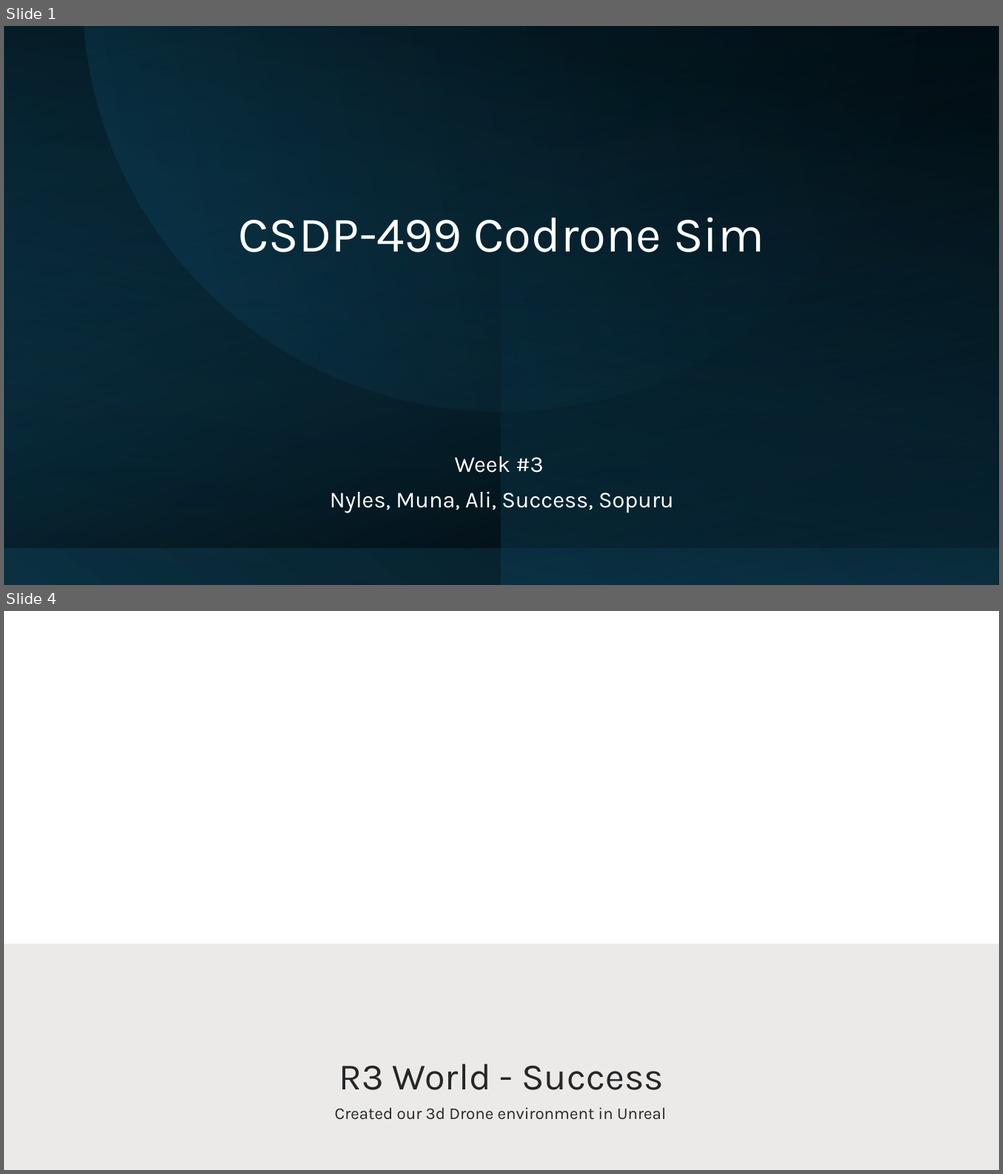
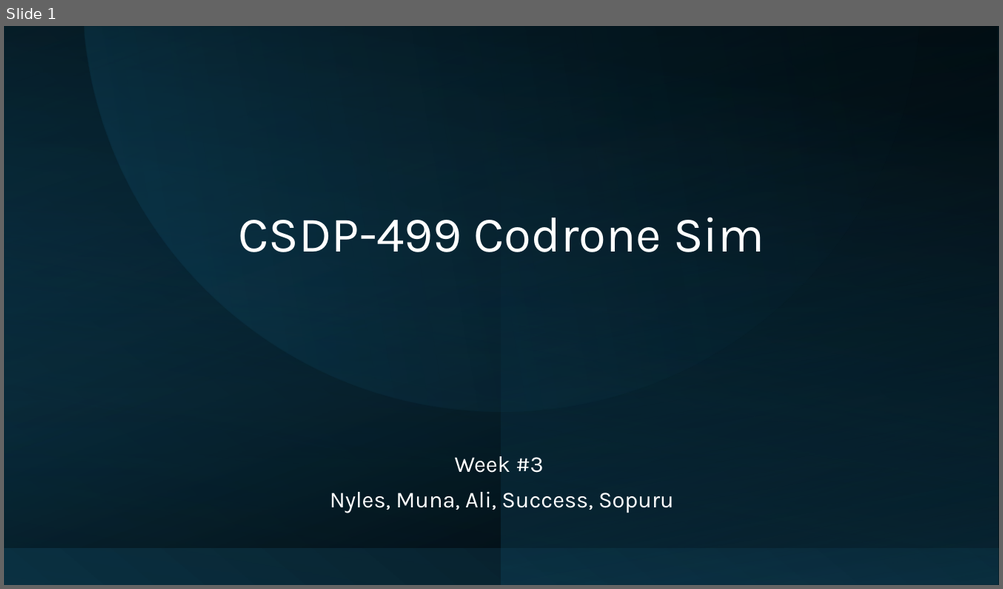
Before and after one commit to ctrl-muna/499-Codrone-Sim, a slide deck: docs/Presentation/W03_ PRESENTATION.pptx. Shown one above the other, each under a label of ours: slides 1 and 4 before the commit, slide 1 after it; the slides between them are not shown. The pictures are 1003x1174 and 1003x589 pixels, drawn with LibreOffice and Linux fonts; fonts in the diff are those of the drawing; background and template pictures are left out. Boxes give left, top, right and bottom in pixels: in the first picture for what was removed or moved away, otherwise in the second. Text is boxed around its words. In the diff, an @@ line names an element or a change of style, - is before the commit and + after.

```diff
--- a/docs/Presentation/W03_ PRESENTATION.pptx
+++ b/docs/Presentation/W03_ PRESENTATION.pptx
@@ slide 4 removed at [4,611,999,1170], background picture (left out) @@
@@ rectangle removed at [4,944,999,1170] @@
@@ title removed at [338,1064,663,1091] @@
-R3 World - Success
@@ text removed at [335,1108,666,1120] @@
-Created our 3d Drone environment in Unreal
```
Also in this commit, not shown: 6 slides changed, 2 slides added, 1 other file.
